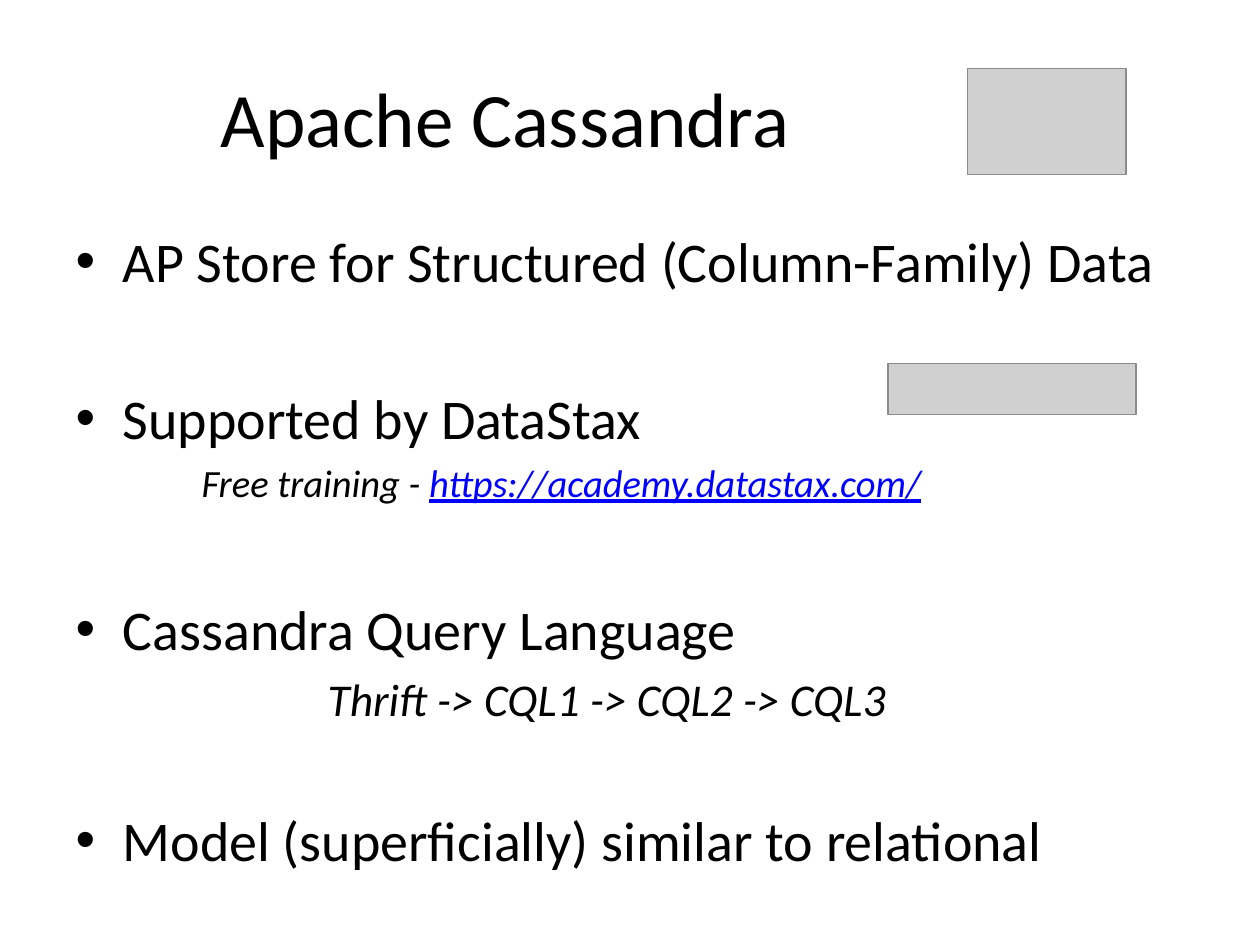
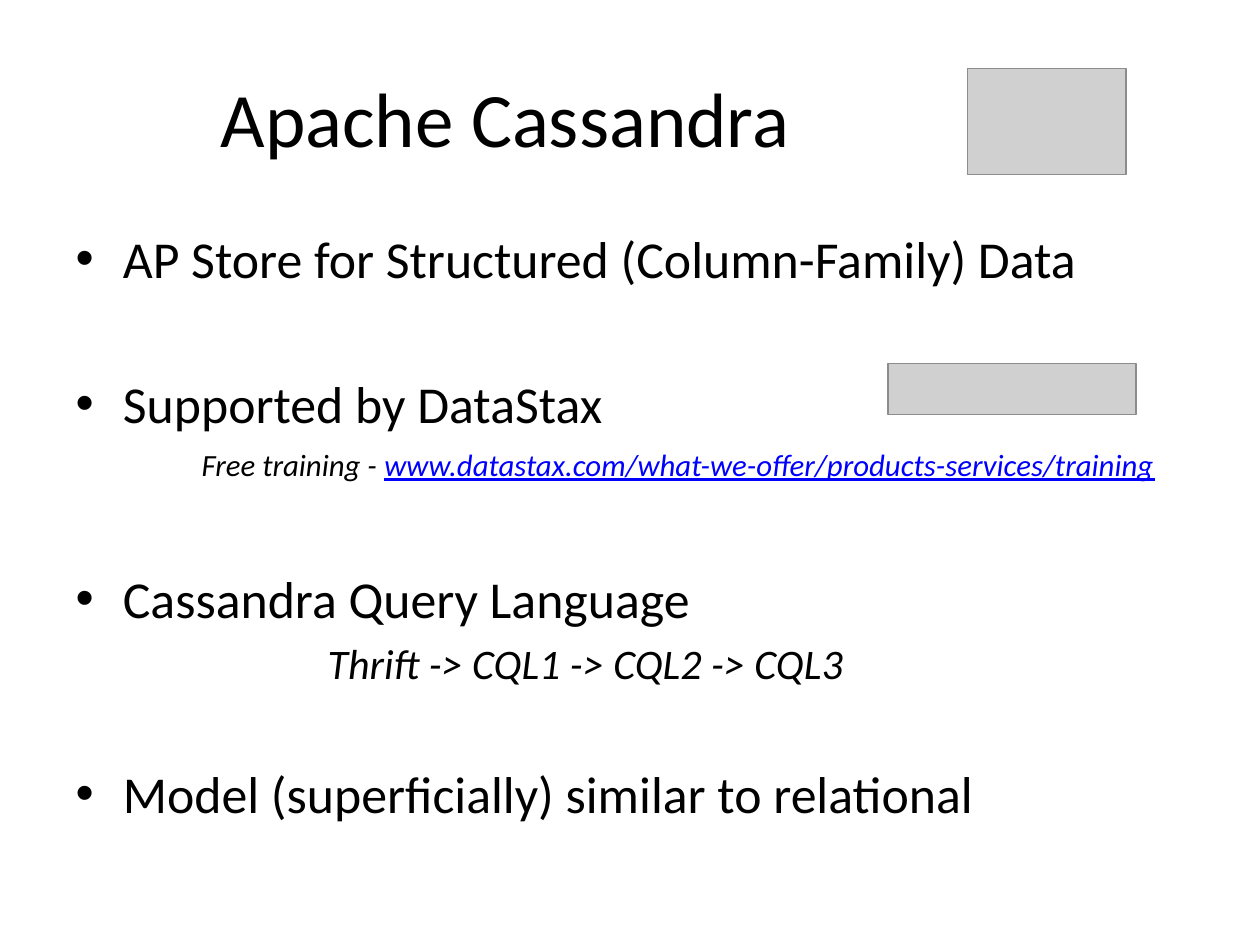
Before and after one commit to alexdgarland/database-demos, a slide deck: slide 39 of Slides/Not Only SQL - Picking A Database for DotNET.pptx. Drawn at 1260x945 pixels with LibreOffice and Linux fonts; fonts in the diff are those of the drawing; grey boxes stand for pictures. Boxes give left, top, right and bottom in pixels: in the first picture for what was removed or moved away, otherwise in the second. Text is boxed around its words. In the diff, an @@ line names an element or a change of style, - is before the commit and + after.

```diff
--- a/Slides/Not Only SQL - Picking A Database for DotNET.pptx
+++ b/Slides/Not Only SQL - Picking A Database for DotNET.pptx
@@ text at (x1=123, y1=240, x2=1076, y2=822): size 32 to 29.6 pt in "AP Store for Structured (Column-Family) Data", "Supported by DataStax", "Cassandra Query Language", "Model (superficially) similar to relational"; size 26 to 24.1 pt in "Thrift -> CQL1 -> CQL2 -> CQL3" @@
@@ text at (x1=202, y1=454, x2=1153, y2=482): text changed; size 22 to 17.6 pt @@
-Free training - https://academy.datastax.com/
+Free training - www.datastax.com/what-we-offer/products-services/training
```
Also in this commit, not shown: 7 other slides changed, 3 slides added, 4 slides removed, 1 other file.
